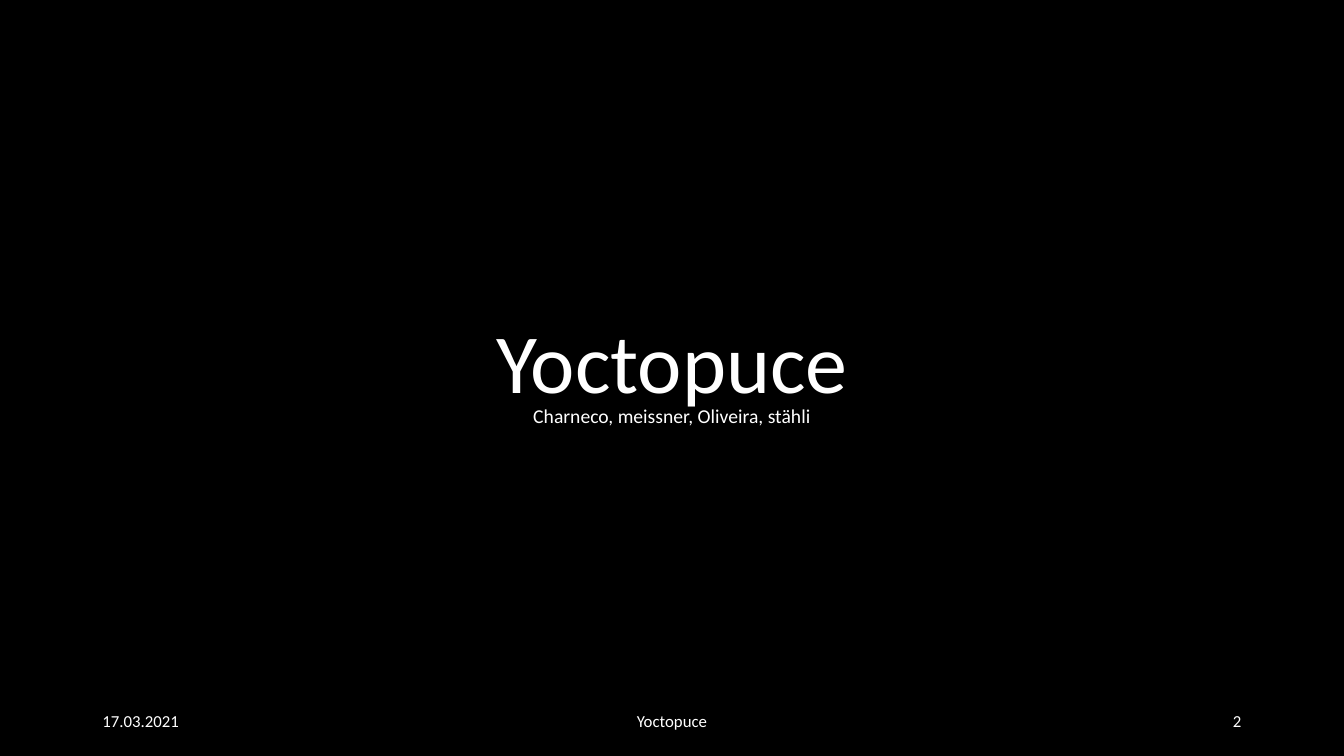
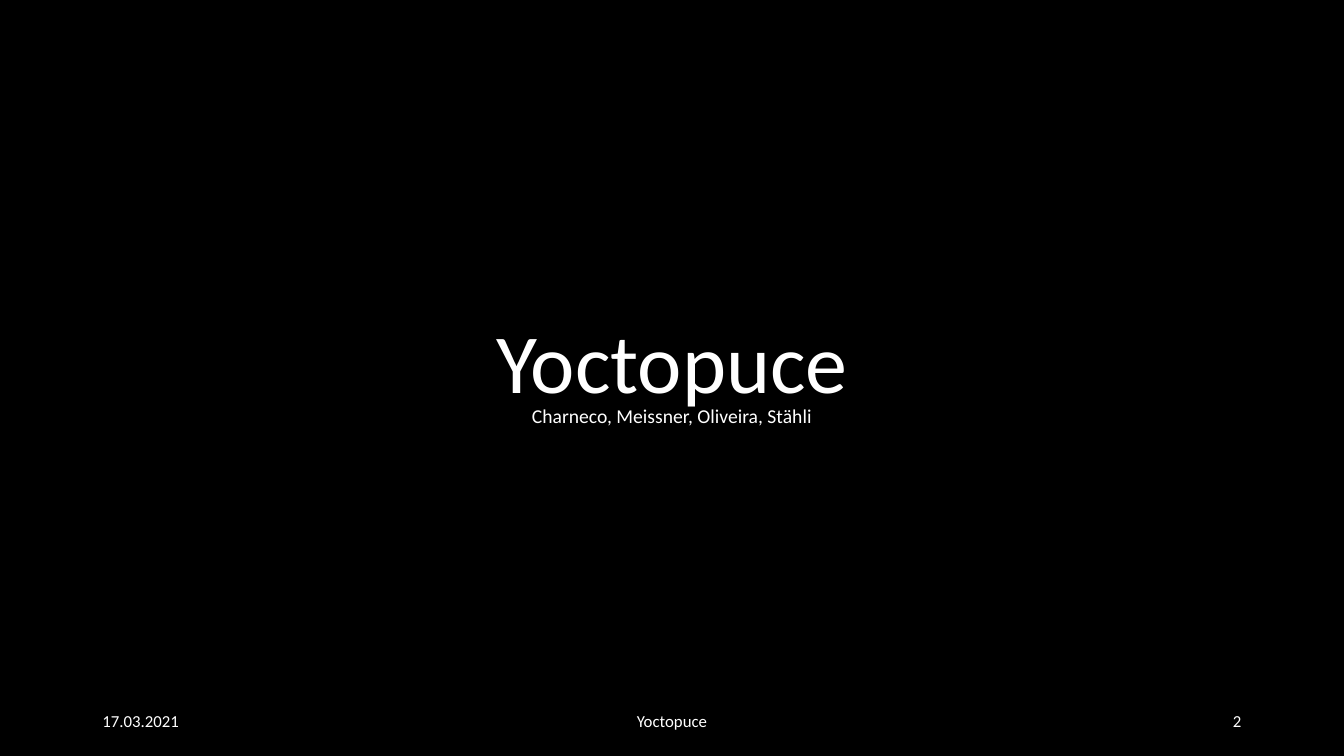
Before and after one commit to julesstahli/Yoctopuce, a slide deck: slide 2 of documentation/Yoctopuce.pptx. Drawn at 1344x756 pixels with LibreOffice and Linux fonts; fonts in the diff are those of the drawing. Boxes give left, top, right and bottom in pixels: in the first picture for what was removed or moved away, otherwise in the second. Text is boxed around its words. In the diff, an @@ line names an element or a change of style, - is before the commit and + after.

```diff
--- a/documentation/Yoctopuce.pptx
+++ b/documentation/Yoctopuce.pptx
@@ subtitle at [532, 409, 811, 426]: text changed @@
-Charneco, meissner, Oliveira, stähli
+Charneco, Meissner, Oliveira, Stähli
```
Also in this commit, not shown: 1 other slide changed.
